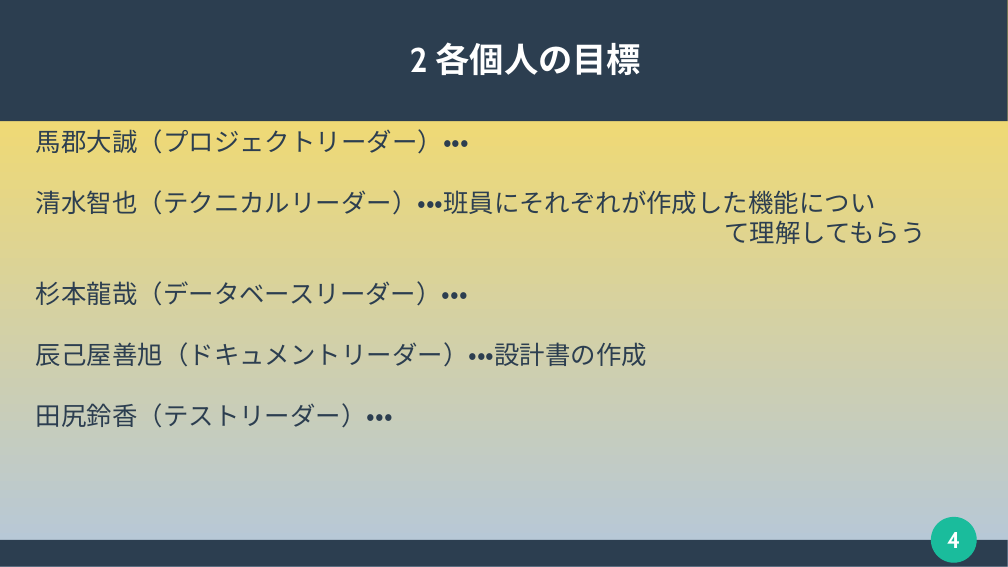
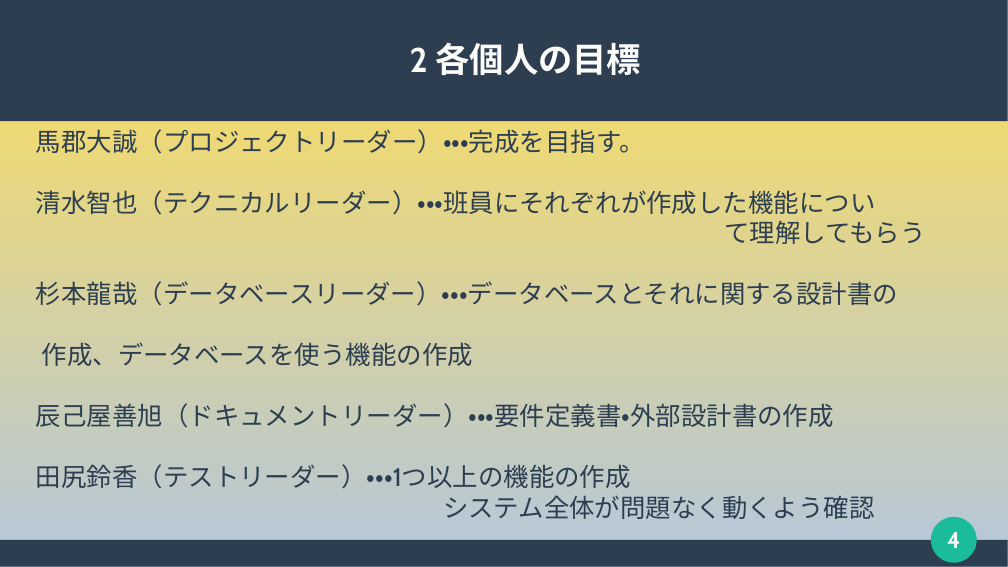
Before and after one commit to 2022java42-student006/document, a slide deck: slide 4 of 発表用スライド(清水作成版).pptx. Drawn at 1008x567 pixels with LibreOffice and Linux fonts; fonts in the diff are those of the drawing. Boxes give left, top, right and bottom in pixels: in the first picture for what was removed or moved away, otherwise in the second. Text is boxed around its words. In the diff, an @@ line names an element or a change of style, - is before the commit and + after.

```diff
--- a/発表用スライド(清水作成版).pptx
+++ b/発表用スライド(清水作成版).pptx
@@ subtitle at (x1=36, y1=129, x2=644, y2=154): text changed @@
-馬郡大誠（プロジェクトリーダー）・・・
+馬郡大誠（プロジェクトリーダー）・・・完成を目指す。
@@ subtitle at (x1=36, y1=281, x2=898, y2=519): text changed @@
-杉本龍哉（データベースリーダー）・・・
-辰己屋善旭（ドキュメントリーダー）・・・設計書の作成
-田尻鈴香（テストリーダー）・・・
+杉本龍哉（データベースリーダー）・・・データベースとそれに関する設計書の
+作成、データベースを使う機能の作成
+辰己屋善旭（ドキュメントリーダー）・・・要件定義書・外部設計書の作成
+田尻鈴香（テストリーダー）・・・1つ以上の機能の作成
+システム全体が問題なく動くよう確認
```
Also in this commit, not shown: 1 other slide changed.
